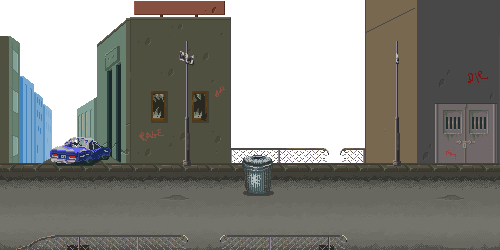
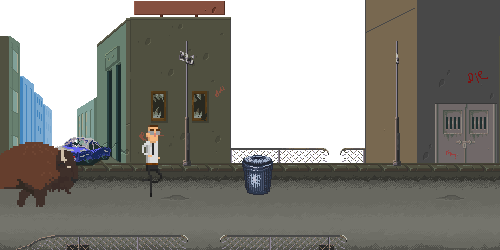
Revision of a layered w=500, h=250 image; what changed, layer by layer:
removed group "Trashcan" (6 layers) over [242, 155, 274, 196]
added layer "Layer 2" above "Layer 1" over [142, 125, 162, 197]
added layer "Layer 1" above "Curves 1" over [0, 142, 78, 207]
renamed "Cover" to "Trashcan", moved it out of group "Trashcan", painted on it over [242, 155, 273, 195]
removed layer "Ring" from group "Trashcan" over [242, 161, 273, 171]
removed layer "Crease" from group "Trashcan" over [246, 167, 271, 192]
removed layer "Shading" from group "Trashcan" over [245, 167, 272, 193]
removed layer "Base" from group "Trashcan" over [242, 165, 273, 195]
removed layer "Shadow" (was 80%) from group "Trashcan" over [243, 191, 274, 196]
